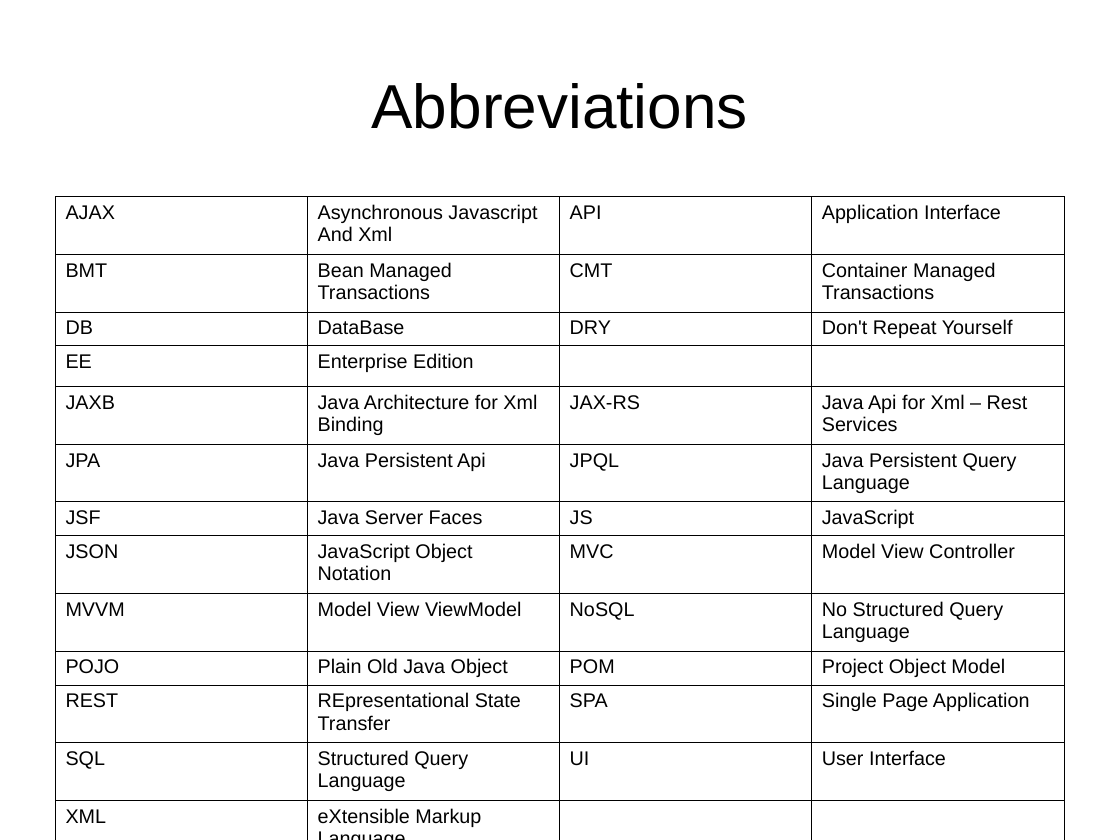
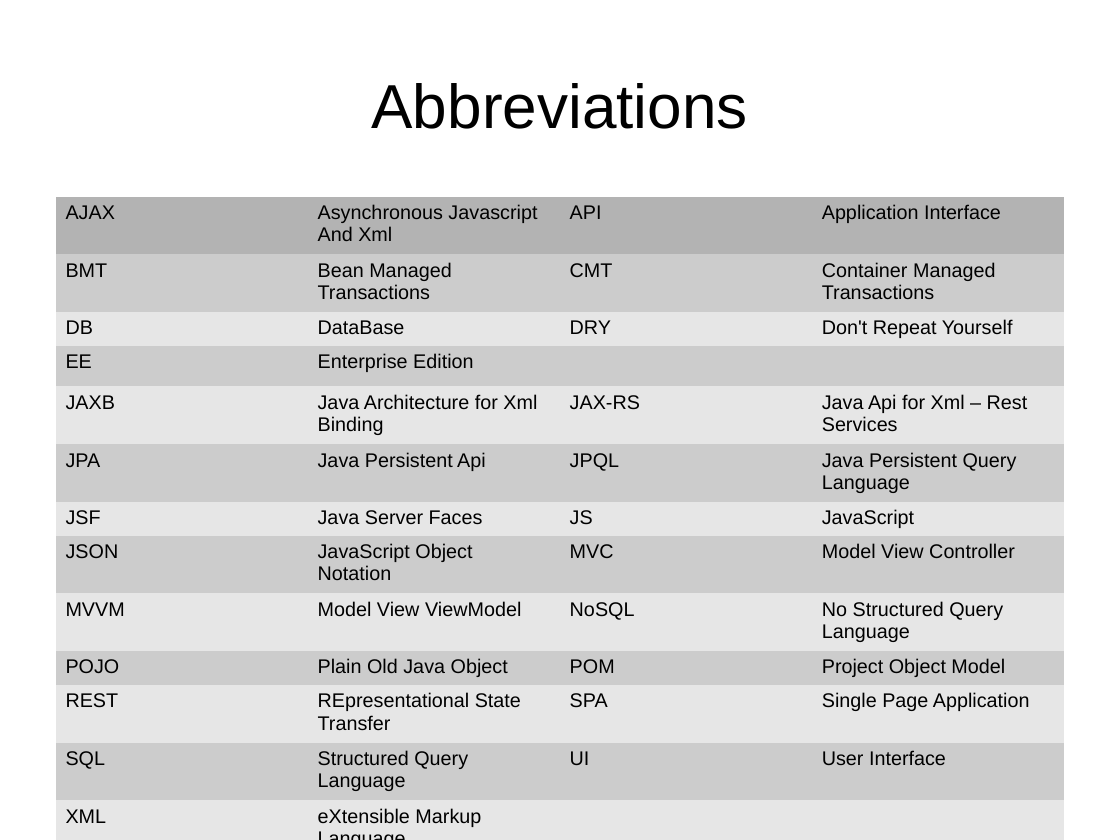
Before and after one commit to vmyrsky/ajeer, a slide deck: slide 2 of JavaEERest/doc/presentation.odp. Drawn at 1120x840 pixels with LibreOffice and Linux fonts; fonts in the diff are those of the drawing. Boxes give left, top, right and bottom in pixels: in the first picture for what was removed or moved away, otherwise in the second. Text is boxed around its words. In the diff, an @@ line names an element or a change of style, - is before the commit and + after.

```diff
--- a/JavaEERest/doc/presentation.odp
+++ b/JavaEERest/doc/presentation.odp
@@ table at [56, 196, 1064, 831] @@
@@ fill none to #B3B3B3 in row 1 @@
@@ fill none to #CCCCCC in 22 cells @@
@@ fill none to #E6E6E6 in 22 cells @@
@@ borders changed @@
```
Also in this commit, not shown: 2 other slides changed.
